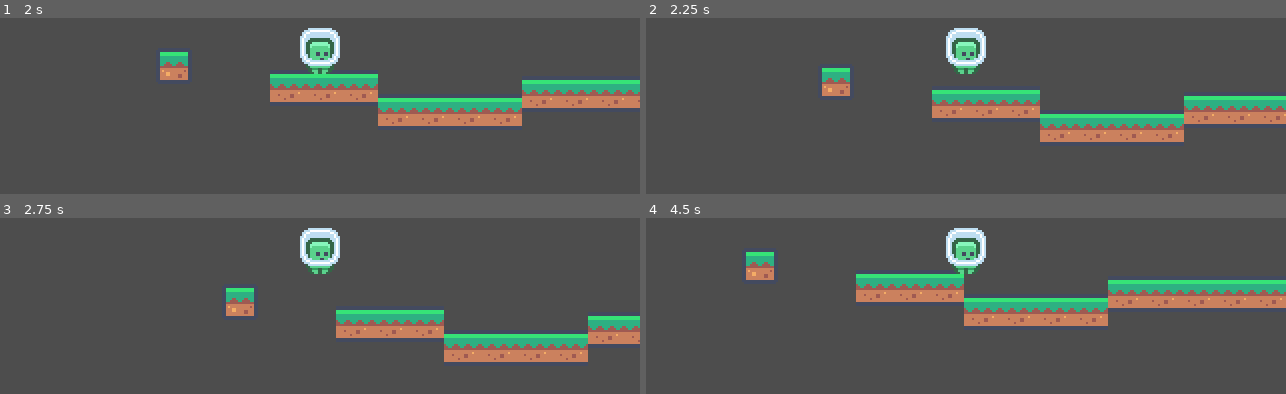
Above: before the commit, frames 1-4 (two rows, left to right).
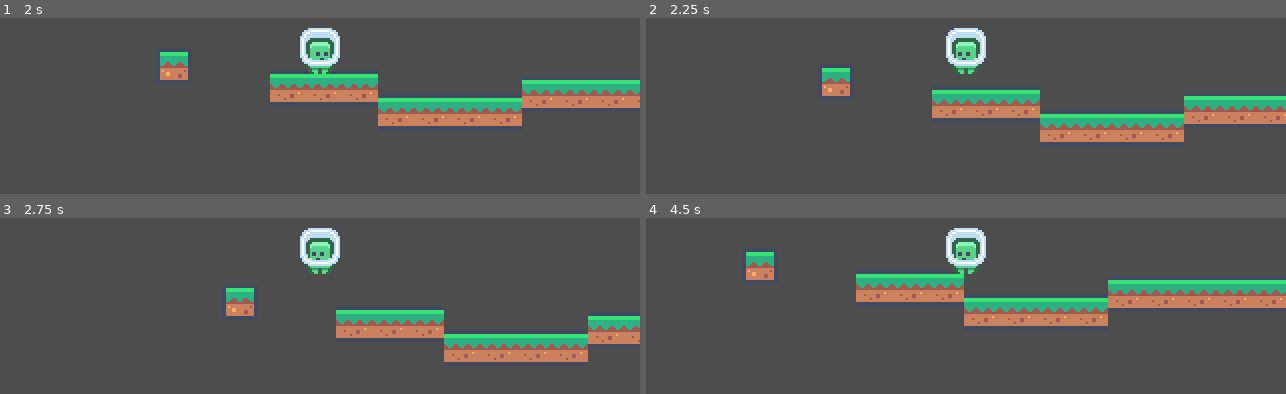
Above: after the commit, the same moments.

Repository: platz-halter/mario_clone
Game: Godot game, scene res://world.tscn
The game is run twice, just before and just after one commit, with the same random seed, the same clock (stepped at 60 frames per second) and the same inputs.
Inputs:
- Up to frame 1 (2 s): tap Enter at 0.5 s; hold Right (ui_right) from 0.53 s (still down); tap Up (ui_up) at 0.6, 0.77, 1.07, 1.35, 1.52, 1.82 s
- Up to frame 2 (2.25 s): release Right (ui_right) at 2.03 s; hold Left (ui_left) from 2.03 s (still down); tap Up (ui_up) at 2.1 s
- Up to frame 3 (2.75 s): keep holding Left (ui_left)
- Up to frame 4 (4.5 s): release Left (ui_left) at 2.78 s; hold Right (ui_right) 2.78-4.28 s; tap Up (ui_up) at 2.85, 3.02, 3.32, 3.6, 3.77, 4.07, 4.35 s; hold Left (ui_left) from 4.28 s (still down)

Frame 1 is identical in both runs. In frame 2, less than 0.1% of the frame differs, in the area x 47-53%, y 19-30%; in frame 3, less than 0.1%; in frame 4, less than 0.1%.

Commit message:
added sprite rotation

Diff:
--- a/player.gd
+++ b/player.gd
@@ -12,15 +12,14 @@
 
 	if Input.is_action_pressed("ui_right"):
 		velocity.x = max_speed
+		$player_sprite.flip_h = true
+
 	elif Input.is_action_pressed("ui_left"):
 		velocity.x = -max_speed
+		$player_sprite.flip_h = false
+
 	else:
 		velocity.x = 0
-
-	#if Input.is_action_just_pressed("ui_up"):
-		#velocity.y = -jump_power
-
-	#move_and_slide()
 
 	if is_on_floor():
 		if Input.is_action_just_pressed("ui_up"):
--- a/player.tscn
+++ b/player.tscn
@@ -21,14 +21,14 @@
 script = ExtResource("1_g00eu")
 jump_power = 90
 
-[node name="AnimatedSprite2D" type="AnimatedSprite2D" parent="."]
+[node name="player_sprite" type="AnimatedSprite2D" parent="."]
 sprite_frames = SubResource("SpriteFrames_nmb78")
 animation = &"idle"
 flip_h = true
 
-[node name="CollisionShape2D" type="CollisionShape2D" parent="."]
+[node name="player_hitbox" type="CollisionShape2D" parent="."]
 position = Vector2(0, 3)
 shape = SubResource("RectangleShape2D_r6ur2")
 
-[node name="Camera2D" type="Camera2D" parent="."]
+[node name="player_camera" type="Camera2D" parent="."]
 position_smoothing_speed = 1.0
